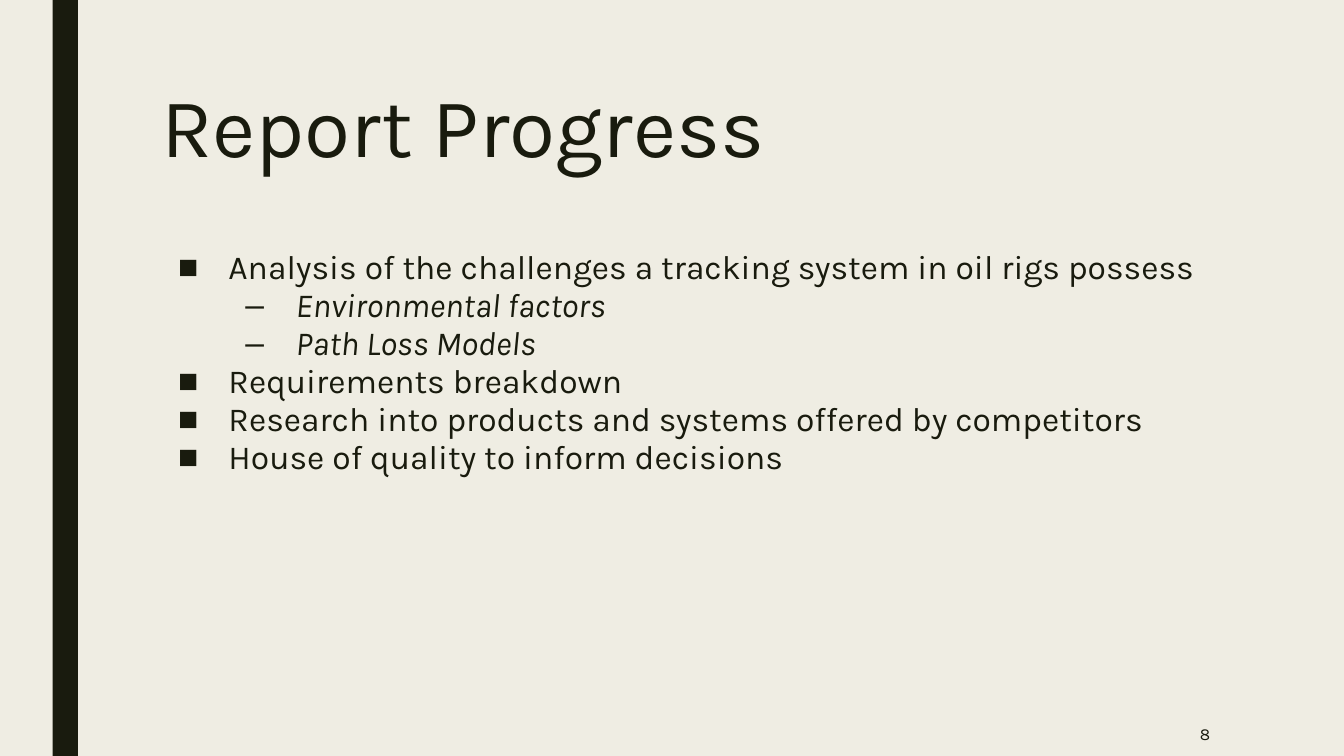
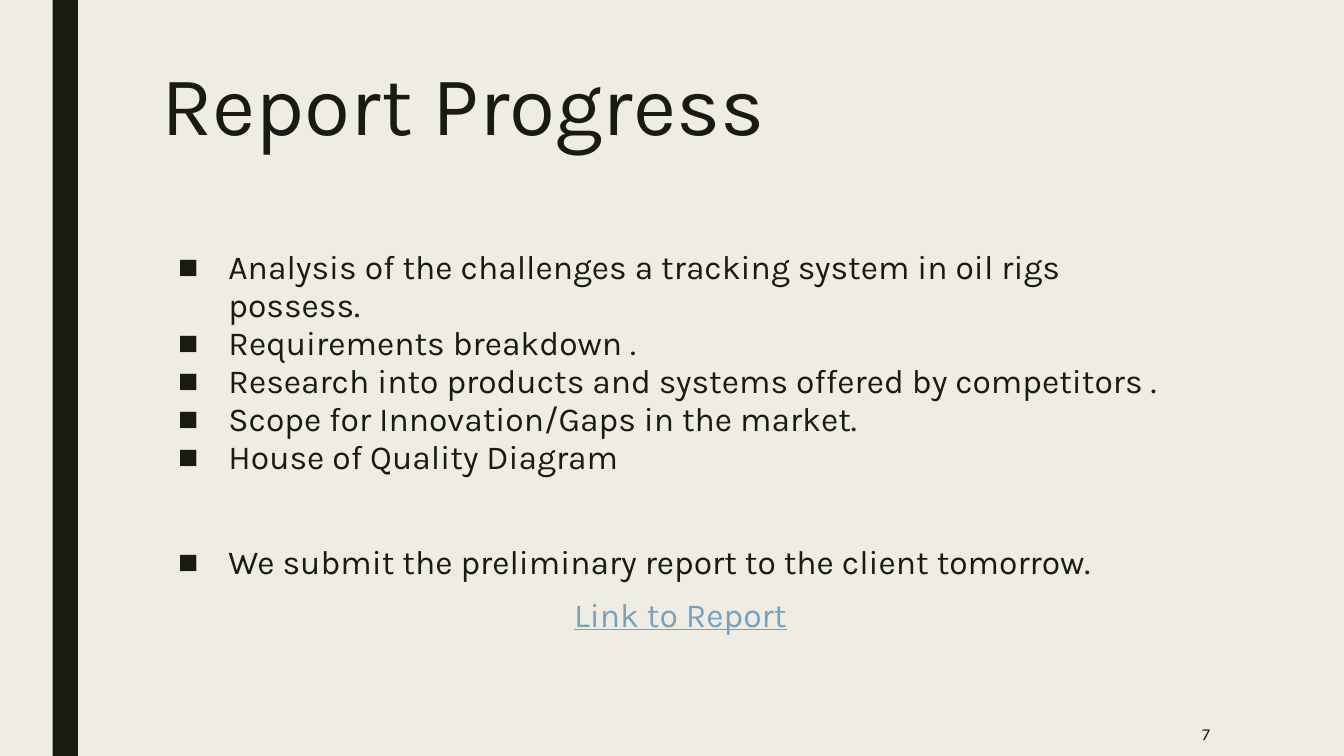
Before and after one commit to woojin444/EAssetTracking, a slide deck: slide 7 of GoogleDrive/Audits/Audit 2/Audit 2.pptx (slide 8 before the commit). Drawn at 1344x756 pixels with LibreOffice and Linux fonts; fonts in the diff are those of the drawing. Boxes give left, top, right and bottom in pixels: in the first picture for what was removed or moved away, otherwise in the second. Text is boxed around its words. In the diff, an @@ line names an element or a change of style, - is before the commit and + after.

```diff
--- a/GoogleDrive/Audits/Audit 2/Audit 2.pptx
+++ b/GoogleDrive/Audits/Audit 2/Audit 2.pptx
@@ title "Report Progress": place and size @@
-title "Report Progress" at (161, 104, 765, 177)
+title "Report Progress" at (161, 82, 765, 154)
@@ text at (228, 256, 1142, 635): text changed @@
-■ Analysis of the challenges a tracking system in oil rigs possess
-  – Environmental factors
-  – Path Loss Models
-■ Requirements breakdown
-■ Research into products and systems offered by competitors
-■ House of quality to inform decisions
+■ Analysis of the challenges a tracking system in oil rigs possess.
+■ Requirements breakdown .
+■ Research into products and systems offered by competitors .
+■ Scope for Innovation/Gaps in the market.
+■ House of Quality Diagram
+■ We submit the preliminary report to the client tomorrow.
+Link to Report
@@ page number at (1202, 729, 1210, 740): text changed @@
-8
+7
```
Also in this commit, not shown: 8 other slides changed, 1 slide removed, 43 other files.
